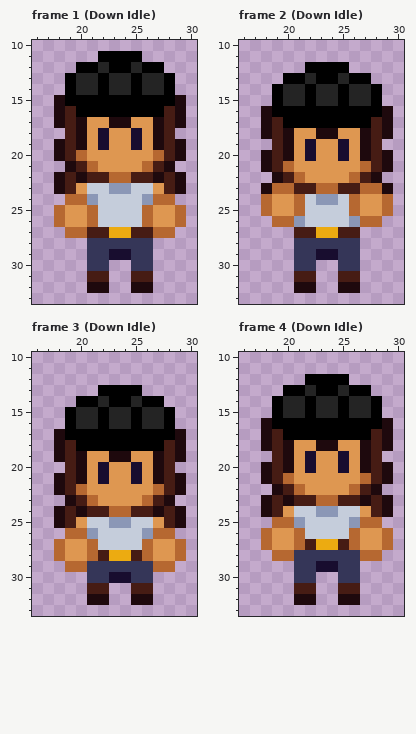
Pixel-art file, stored at Aseprite/Alice.aseprite. Above: the version before the commit.
48x48 pixels, 6 frames. Shown: frame 1 (Down Idle): x 16..30, y 10..33; frame 2 (Down Idle): x 16..30, y 10..33; frame 3 (Down Idle): x 16..30, y 10..33; frame 4 (Down Idle): x 16..30, y 10..33. The commit also changed other frames, which this record leaves out.
Now the later version:
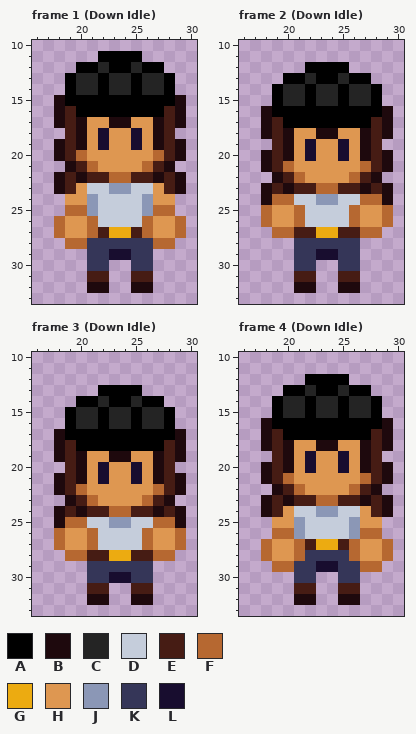
Palette (. is transparent): A #000000  B #1e090d  C #242424  D #c5cddb  E #461c14  F #b66831  G #ecab11  H #de9751  J #8b97b6  K #353658  L #180d2f
Diff:
Frame 1 (Down Idle), layer "hands":
y 24: x 19..20 FF -> HH; x 27..28 FF -> HH
y 25: x 18..21 FHHF -> .FFJ; x 26..29 FHHF -> JFF.
y 27: x 18..21 .FFE -> FHHF; x 26..29 EFF. -> FHHF
y 28: x 19..20 .. -> FF; x 27..28 .. -> FF
Frame 2 (Down Idle), layer "hands":
y 23: x 19..20 FF -> EB; x 27..28 FF -> BE
y 24: x 18..21 FHHF -> BFFD; x 26..29 FHHF -> DFFB
y 26: x 18..21 .FFJ -> FHHF; x 26..29 JFF. -> FHHF
y 27: x 19..20 .. -> FF; x 27..28 .. -> FF
Frame 3 (Down Idle), layer "hands":
y 25: x 19..20 EH -> FF; x 27..28 HE -> FF
y 26: x 18..21 .FFJ -> FHHF; x 26..29 JFF. -> FHHF
y 28: x 18..21 FHHF -> .FFE; x 26..29 FHHF -> EFF.
y 29: x 19..20 FF -> ..; x 27..28 FF -> ..
Frame 4 (Down Idle), layer "hands":
y 25: x 19..20 FF -> HH; x 27..28 FF -> HH
y 26: x 18..21 FHHF -> .FFJ; x 26..29 FHHF -> JFF.
y 28: x 18..21 .FFK -> FHHF; x 26..29 KFF. -> FHHF
y 29: x 19..20 .. -> FF; x 27..28 .. -> FF
Changed places in both pictures, as pixel boxes (x1, y1, x2, y2):
changed: (54, 194, 98, 249)
changed: (142, 194, 186, 249)
changed: (261, 183, 305, 238)
changed: (349, 183, 393, 238)
changed: (54, 517, 98, 572)
changed: (142, 517, 186, 572)
changed: (261, 517, 305, 572)
changed: (349, 517, 393, 572)
